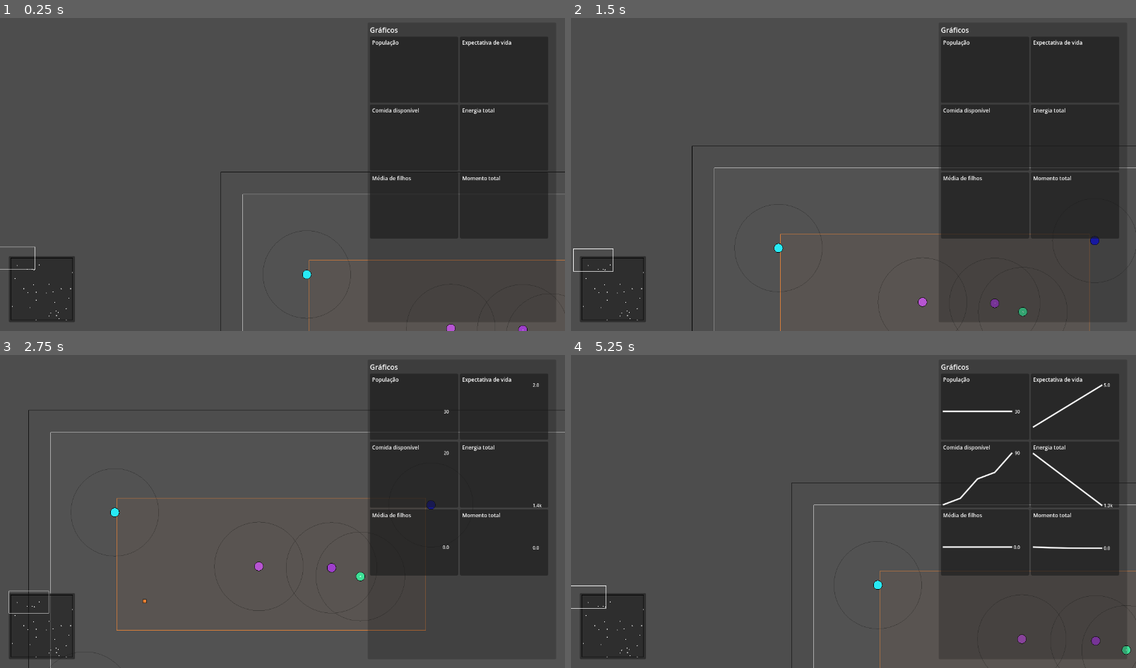
Above: before the commit, frames 1-4 (two rows, left to right).
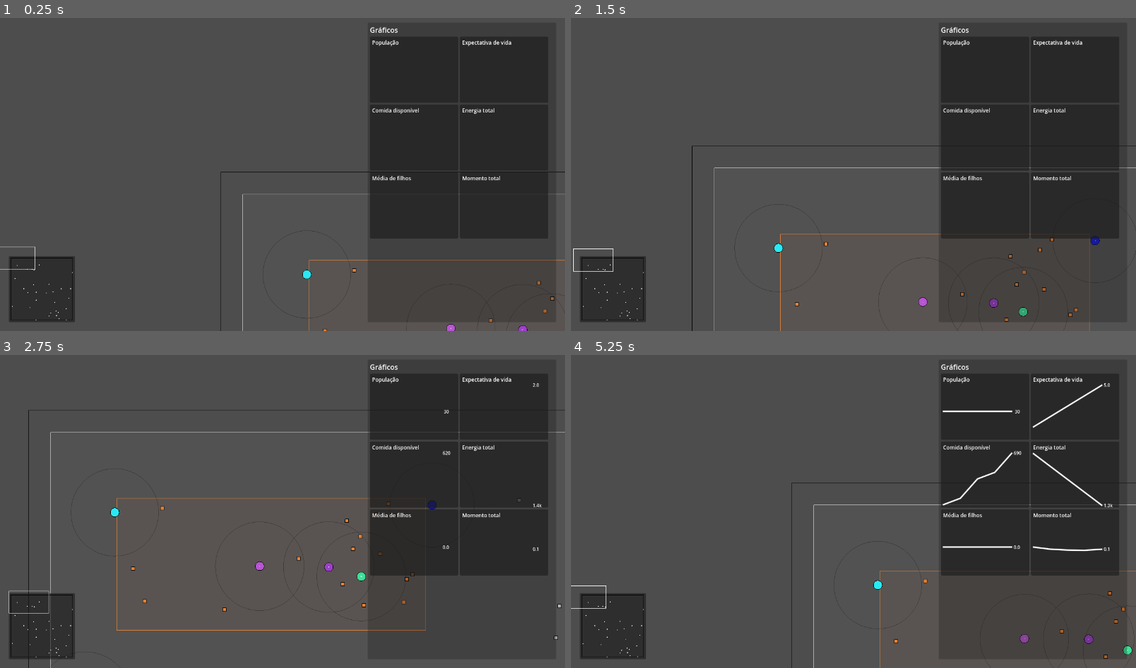
Above: after the commit, the same moments.

Repository: rodrigo-borges/attract-repel
Game: Godot game, scene res://world/world.tscn
Same seed, same stepped clock (60 frames per second), same inputs: the game is played once before the commit and once after it. The project has no main scene, so this scene is started directly.
Inputs (mouse positions are in pixels of both pictures, inside the frame that each line leads up to):
- Up to frame 1 (0.25 s): no input
- Up to frame 2 (1.5 s): tap Enter at 0.5 s; move the mouse to (1096, 330) at 0.52 s; hold D (right) 0.53-1.28 s; click (1096, 330) at 0.6 s; move the mouse to (926, 327) at 1.27 s; hold S (down) from 1.28 s (still down); tap Middle mouse button (middle_click) at 1.35 s
- Up to frame 3 (2.75 s): move the mouse to (209, 517) at 2.02 s; release S (down) at 2.03 s; hold D (right) from 2.03 s (still down); tap Mouse wheel up (zoom_in) at 2.1 s
- Up to frame 4 (5.25 s): move the mouse to (1000, 505) at 2.77 s; release D (right) at 2.78 s; hold W (up) 2.78-3.53 s; tap Mouse wheel down (zoom_out) at 2.85 s; move the mouse to (1023, 558) at 3.52 s; hold A (left) 3.53-5.03 s; click (1023, 558) at 3.6 s; move the mouse to (684, 461) at 4.27 s; tap Middle mouse button (middle_click) at 4.35 s; move the mouse to (881, 508) at 5.02 s; hold S (down) from 5.03 s (still down); tap Mouse wheel up (zoom_in) at 5.1 s

The runs differ from the first frame. In frame 1, less than 0.1% of the frame differs, in the area x 57-99%, y 79-100%; in frame 2, 0.2%; in frame 3, 0.3%; in frame 4, 0.4%, in the area x 2-100%, y 30-100%.

Commit message:
Cria quantidade inicial de comida

Diff:
--- a/project.godot
+++ b/project.godot
@@ -10,7 +10,7 @@
 
 [application]
 
-config/name="attract-repel-evolution"
+config/name="attract-repel"
 config/features=PackedStringArray("4.3", "Forward Plus")
 config/icon="res://icon.svg"
 
--- a/world/hud/creature_card/vector3_ui.gd
+++ b/world/hud/creature_card/vector3_ui.gd
@@ -33,6 +33,8 @@
 
 func _ready() -> void:
 	update()
+	if title_label != null:
+		title_label.set_text(title)
 
 func update_sliders() -> void:
 	if x != null and y != null and z != null:
--- a/world/world.gd
+++ b/world/world.gd
@@ -4,8 +4,10 @@
 static var area:Rect2 = Rect2(Vector2.ZERO, Vector2(2000., 2000.))
 
 @export var n_creatures:int = 10
+@export var initial_food_spawn_time:int = 30
 var creatures:Array[Creature]
 var foods:Array[Food]
+var food_spawners:Array[FoodSpawner]
 
 @onready var camera:WorldCamera = $WorldCamera
 @onready var mini_map:MiniMap = find_child("MiniMap")
@@ -54,6 +56,8 @@
 	select_highlight.set_visible(false)
 	creature_card.set_visible(false)
 
+	call_deferred("spawn_initial_food")
+
 func _process(_delta: float) -> void:
 	if Input.is_action_just_pressed("left_click"):
 		if hovered_creature != null:
@@ -68,6 +72,13 @@
 	var spawner:FoodSpawner = FoodSpawner.create(_area, rate, color, energy)
 	add_child(spawner)
 	spawner.created_food.connect(spawn_food)
+	food_spawners.append(spawner)
+
+func spawn_initial_food() -> void:
+	for s in food_spawners:
+		var amount:int = int(initial_food_spawn_time * s.spawn_rate)
+		for _a in amount:
+			s.spawn()
 
 func spawn_food(food:Food, pos:Vector2) -> void:
 	add_child(food)
